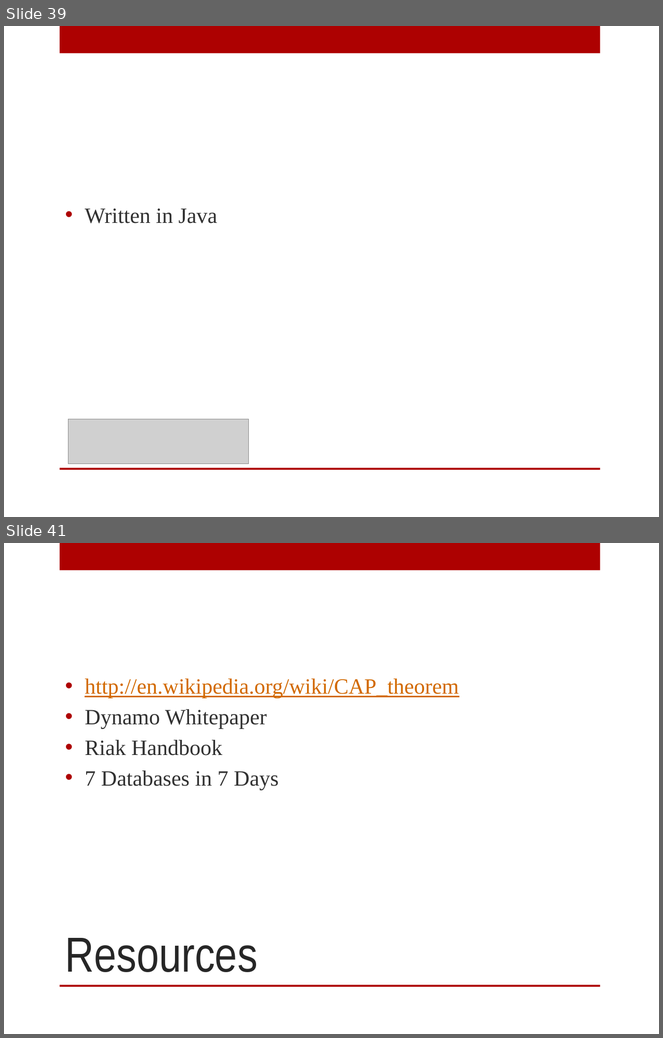
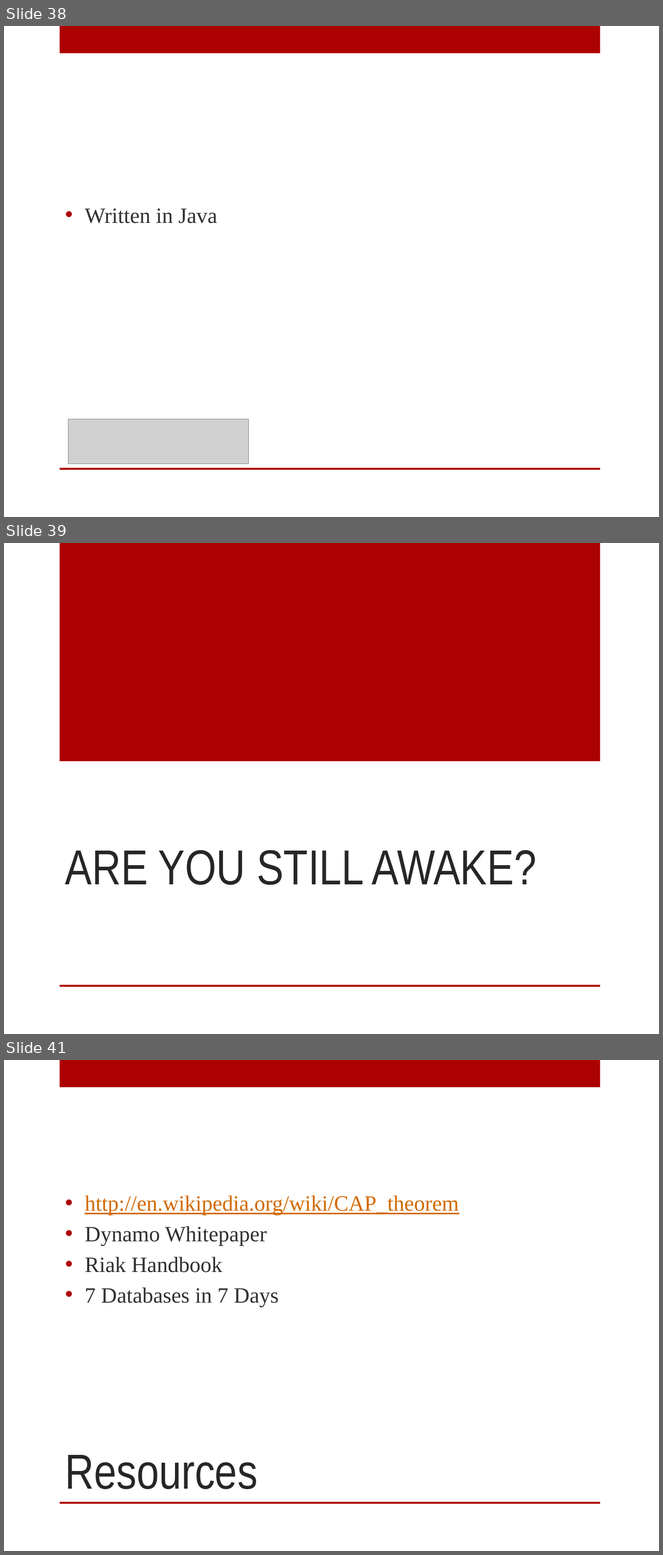
Before and after one commit to digitalBush/nosql-smackdown-talk, a slide deck: nosql-smackdown.pptx. Shown one above the other, each under a label of ours: slides 39 and 41 before the commit, slides 38, 39 and 41 after it; the slides between them are not shown. The pictures are 663x1038 and 663x1555 pixels, drawn with LibreOffice and Linux fonts; fonts in the diff are those of the drawing; grey boxes stand for pictures. Boxes give left, top, right and bottom in pixels: in the first picture for what was removed or moved away, otherwise in the second. Text is boxed around its words. In the diff, an @@ line names an element or a change of style, - is before the commit and + after.

```diff
--- a/nosql-smackdown.pptx
+++ b/nosql-smackdown.pptx
@@ slide 39 added at [4,543,659,1034], background #FFFFFF; not listed: 1 template element that a slide beside it also shows @@
@@ rectangle added at [60,543,600,761], fill #AD0101 @@
@@ title added at [65,850,536,885], 54 pt, text #262626 @@
+ARE YOU STILL AWAKE?
@@ what was slide 39 is now slide 38 @@
```
Also in this commit, not shown: 1 slide changed, 1 other slide added, 2 slides removed.
